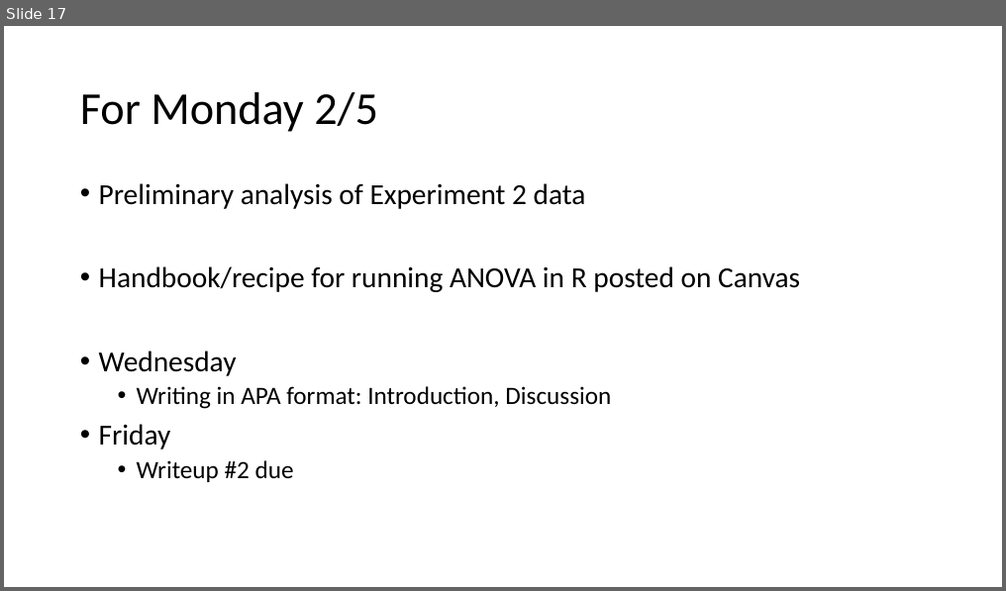
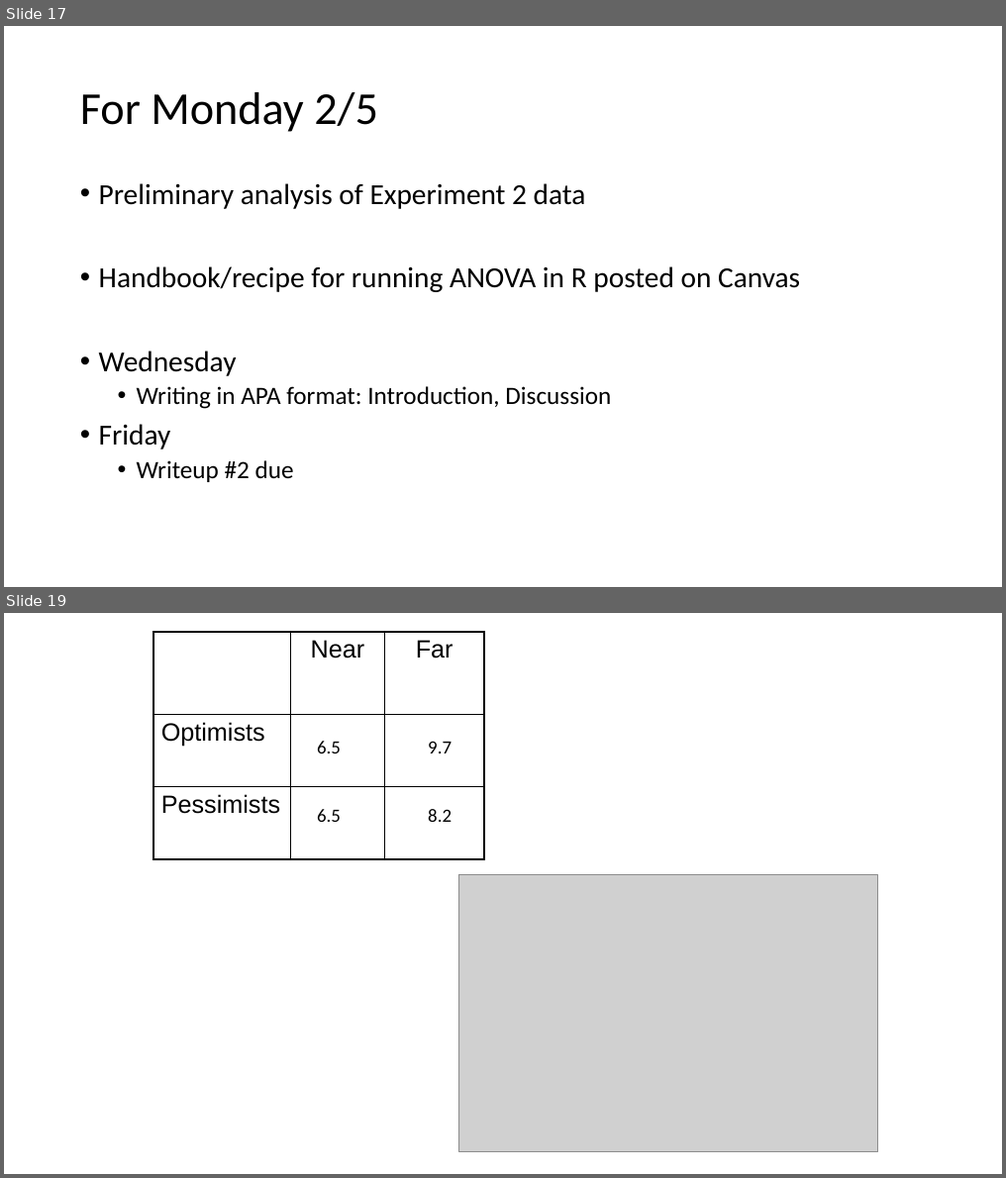
Before and after one commit to preber/Research-Methods, a slide deck: Class Slides 2024/Class 13.pptx. Shown one above the other, each under a label of ours: slide 17 before the commit, slides 17 and 19 after it; the slides between them are not shown. The pictures are 1006x591 and 1006x1178 pixels, drawn with LibreOffice and Linux fonts; fonts in the diff are those of the drawing; grey boxes stand for pictures. Boxes give left, top, right and bottom in pixels: in the first picture for what was removed or moved away, otherwise in the second. Text is boxed around its words. In the diff, an @@ line names an element or a change of style, - is before the commit and + after.

```diff
--- a/Class Slides 2024/Class 13.pptx
+++ b/Class Slides 2024/Class 13.pptx
@@ slide 19 added at (4, 613, 1002, 1174), background #FFFFFF @@
@@ table added at (153, 632, 484, 860), 3 rows, 3 columns @@
+ | Near | Far
+Optimists |  | 
+Pessimists |  | 
@@ group added at (317, 741, 451, 822): 4 texts @@
+6.5
+9.7
+6.5
+8.2
@@ picture added at (459, 875, 877, 1152) @@
```
Also in this commit, not shown: 1 slide changed, 1 other slide added, 2 other files.
